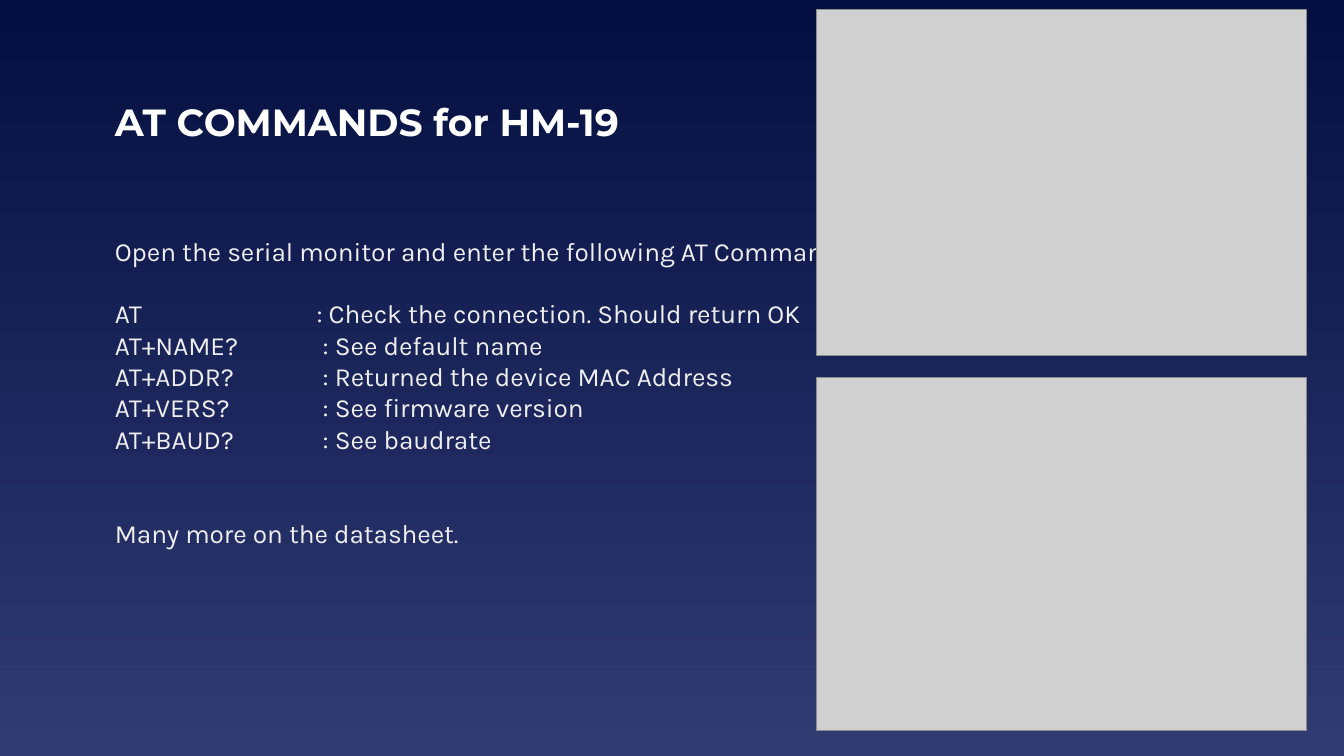
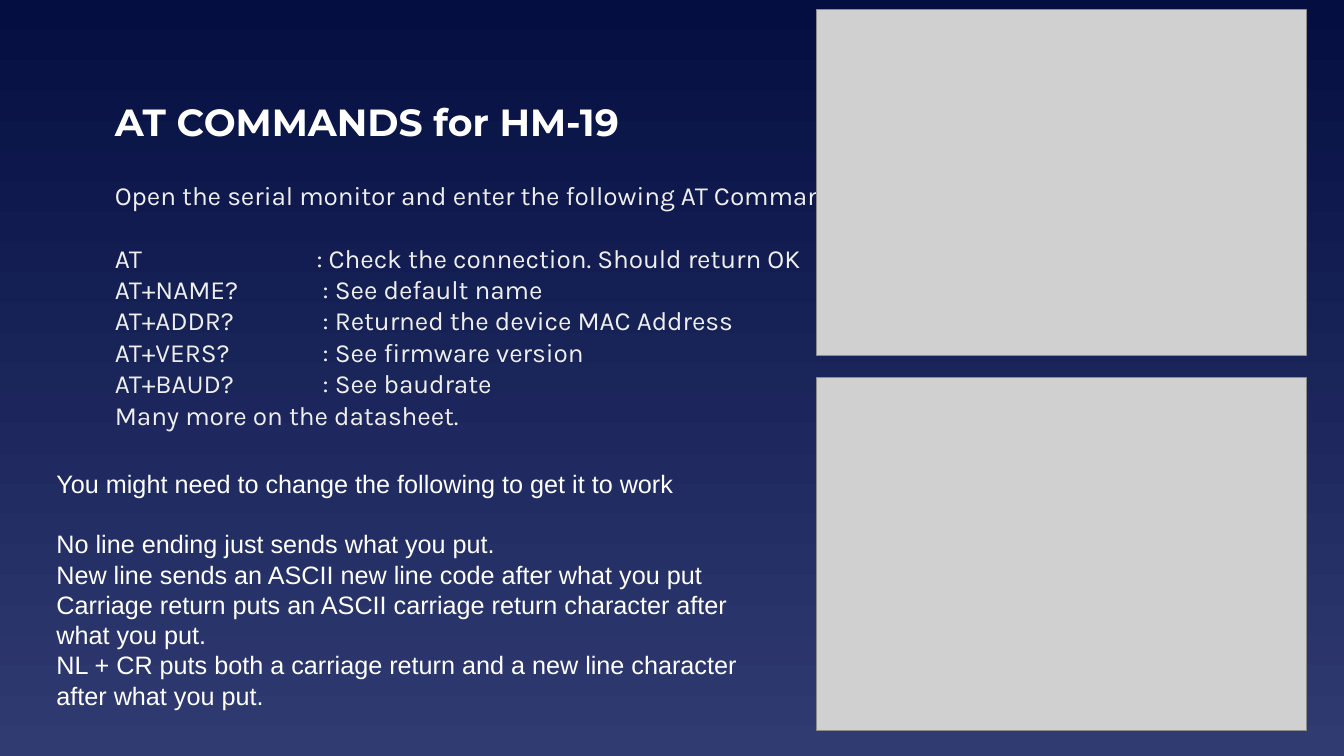
Before and after one commit to EELabMan/Arduino-9-Bluetooth, a slide deck: slide 12 of UTA EE Labs - Bluetooth.pptx. Drawn at 1344x756 pixels with LibreOffice and Linux fonts; fonts in the diff are those of the drawing; grey boxes stand for pictures. Boxes give left, top, right and bottom in pixels: in the first picture for what was removed or moved away, otherwise in the second. Text is boxed around its words. In the diff, an @@ line names an element or a change of style, - is before the commit and + after.

```diff
--- a/UTA EE Labs - Bluetooth.pptx
+++ b/UTA EE Labs - Bluetooth.pptx
@@ text "Open the serial monitor and ..." at (115, 182, 852, 431): vertical alignment middle to top @@
@@ text at (115, 250, 800, 431): text changed @@
-AT : Check the connection. Should return OK
-AT+NAME? : See default name
-AT+ADDR? : Returned the device MAC Address
-AT+VERS? : See firmware version
-AT+BAUD? : See baudrate
-Many more on the datasheet.
+AT : Check the connection. Should return OK
+AT+NAME? : See default name
+AT+ADDR? : Returned the device MAC Address
+AT+VERS? : See firmware version
+AT+BAUD? : See baudrate
+Many more on the datasheet.
@@ text added at (56, 474, 736, 710), 18 pt, text #FFFFFF @@
+You might need to change the following to get it to work
+No line ending just sends what you put.
+New line sends an ASCII new line code after what you put
+Carriage return puts an ASCII carriage return character after what you put.
+NL + CR puts both a carriage return and a new line character after what you put.
```
Also in this commit, not shown: 5 other slides changed.
